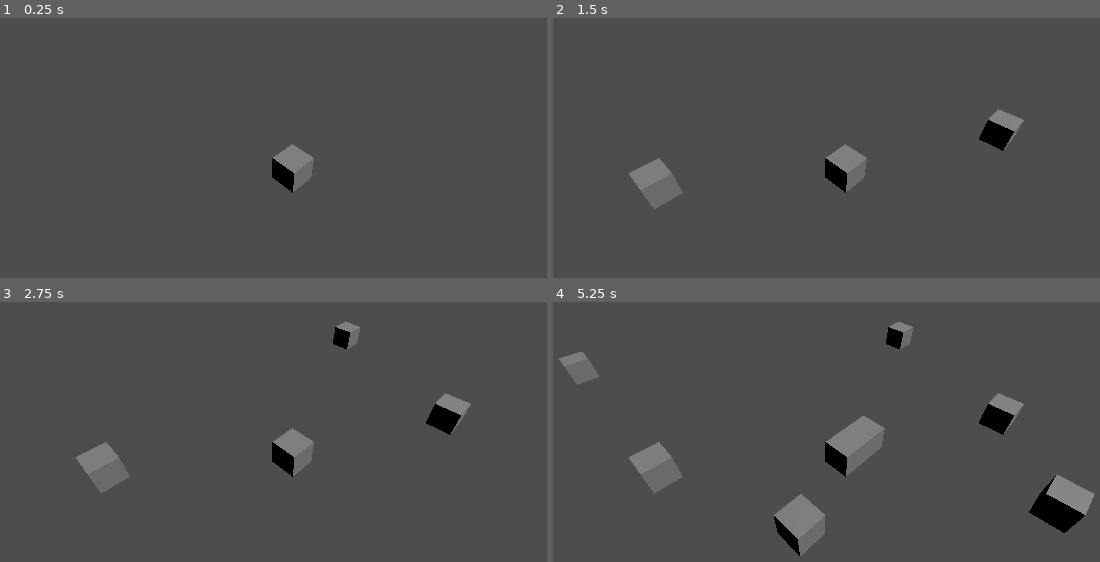
Above: before the commit, frames 1-4 (two rows, left to right).
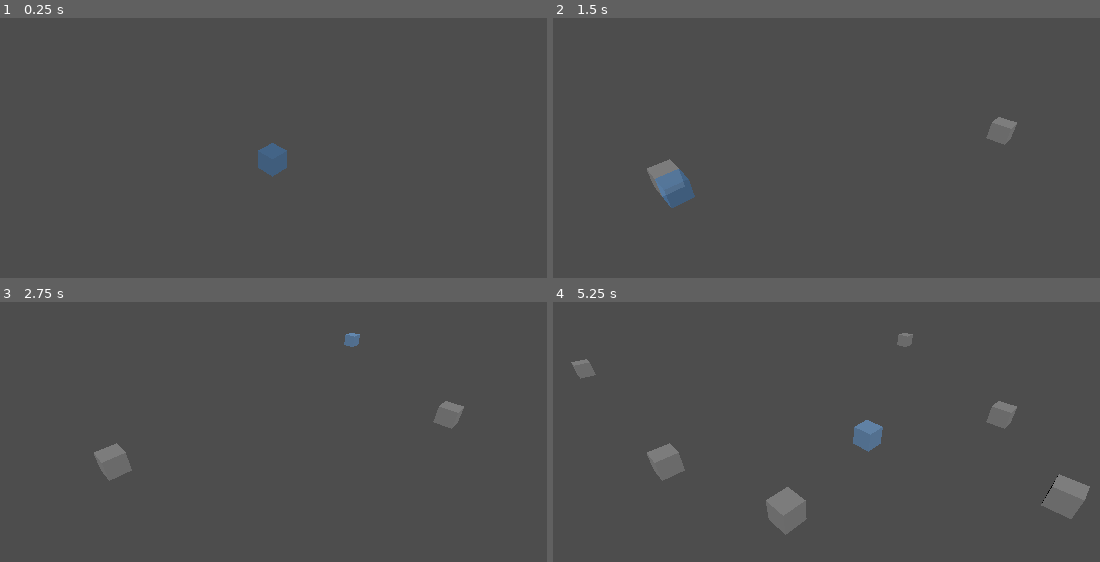
Above: after the commit, the same moments.

Repository: rochbe02/SpaceEngineersBuilder
Game: Godot game, scene res://scenes/Main.tscn
Same seed, same stepped clock (60 frames per second), same inputs: the game is played once before the commit and once after it.
Inputs (mouse positions are in pixels of both pictures, inside the frame that each line leads up to):
- Up to frame 1 (0.25 s): no input
- Up to frame 2 (1.5 s): tap Enter at 0.5 s; move the mouse to (1001, 137) at 0.52 s; click (1001, 137) at 0.67 s; tap Space at 1.25 s; move the mouse to (667, 181) at 1.27 s; click (667, 181) at 1.42 s
- Up to frame 3 (2.75 s): tap Enter at 2 s; move the mouse to (350, 343) at 2.02 s; click (350, 343) at 2.17 s
- Up to frame 4 (5.25 s): tap Space at 2.75, 4.25 s; move the mouse to (788, 533) at 2.77 s; click (788, 533) at 2.92 s; tap Enter at 3.5 s; move the mouse to (1067, 510) at 3.52 s; click (1067, 510) at 3.67 s; move the mouse to (585, 377) at 4.27 s; click (585, 377) at 4.42 s; move the mouse to (864, 442) at 5.02 s; click (864, 442) at 5.17 s

The runs differ from the first frame. In frame 1, 1.3% of the frame differs, in the area x 47-58%, y 48-68%; in frame 2, 2.9%; in frame 3, 2.8%; in frame 4, 6.2%, in the area x 1-99%, y 7-98%.

Commit message:
Preview de bloque y apilamiento funcionando

Diff:
--- a/space-engineers-builder/assets/blocks/meshes/block_test.tscn
+++ b/space-engineers-builder/assets/blocks/meshes/block_test.tscn
@@ -1,8 +1,16 @@
 [gd_scene format=3 uid="uid://cnex8rodtts65"]
 
 [sub_resource type="BoxMesh" id="BoxMesh_j58yl"]
+
+[sub_resource type="BoxShape3D" id="BoxShape3D_p4rpn"]
+size = Vector3(0.5, 0.5, 0.5)
 
 [node name="BlockTest_tscn" type="Node3D" unique_id=260818493]
 
 [node name="MeshInstance3D" type="MeshInstance3D" parent="." unique_id=143381239]
 mesh = SubResource("BoxMesh_j58yl")
+
+[node name="StaticBody3D" type="StaticBody3D" parent="MeshInstance3D" unique_id=973295005]
+
+[node name="CollisionShape3D" type="CollisionShape3D" parent="MeshInstance3D/StaticBody3D" unique_id=1801176513]
+shape = SubResource("BoxShape3D_p4rpn")
--- a/space-engineers-builder/assets/blocks_library.tres
+++ b/space-engineers-builder/assets/blocks_library.tres
@@ -14,12 +14,15 @@
 [sub_resource type="ImageTexture" id="ImageTexture_q1cwo"]
 image = SubResource("Image_pc8t0")
 
+[sub_resource type="BoxShape3D" id="BoxShape3D_p4rpn"]
+size = Vector3(0.5, 0.5, 0.5)
+
 [resource]
 item/0/name = "MeshInstance3D"
 item/0/mesh = SubResource("BoxMesh_pc8t0")
 item/0/mesh_transform = Transform3D(1, 0, 0, 0, 1, 0, 0, 0, 1, 0, 0, 0)
 item/0/mesh_cast_shadow = 1
-item/0/shapes = []
+item/0/shapes = [SubResource("BoxShape3D_p4rpn"), Transform3D(1, 0, 0, 0, 1, 0, 0, 0, 1, 0, 0, 0)]
 item/0/navigation_mesh_transform = Transform3D(1, 0, 0, 0, 1, 0, 0, 0, 1, 0, 0, 0)
 item/0/navigation_layers = 1
 item/0/preview = SubResource("ImageTexture_q1cwo")
--- a/space-engineers-builder/scenes/Viewport3D.tscn
+++ b/space-engineers-builder/scenes/Viewport3D.tscn
@@ -2,9 +2,7 @@
 
 [ext_resource type="Script" uid="uid://db7rdd5ya7qmq" path="res://scripts/GridEditor.gd" id="1_h5hxw"]
 [ext_resource type="MeshLibrary" uid="uid://cepbkq7jqggi8" path="res://assets/blocks_library.tres" id="2_h0oec"]
-
-[sub_resource type="BoxShape3D" id="BoxShape3D_h0oec"]
-size = Vector3(50, 1, 50)
+[ext_resource type="Script" uid="uid://baa5myc63vt0e" path="res://scripts/OrbitalCamera.gd" id="3_g0mep"]
 
 [node name="Viewport3D" type="Node3D" unique_id=490720900]
 script = ExtResource("1_h5hxw")
@@ -13,14 +11,12 @@
 mesh_library = ExtResource("2_h0oec")
 cell_size = Vector3(1, 1, 1)
 
-[node name="StaticBody3D" type="StaticBody3D" parent="GridMap" unique_id=2115382321]
-
-[node name="CollisionShape3D" type="CollisionShape3D" parent="GridMap/StaticBody3D" unique_id=2017861732]
-shape = SubResource("BoxShape3D_h0oec")
-
 [node name="Camera3D" type="Camera3D" parent="." unique_id=557958802]
 transform = Transform3D(0.7071067, 0.49999997, -0.49999997, 0, 0.70710677, 0.70710677, 0.7071067, -0.49999997, 0.49999997, -5, 8, 5)
 current = true
+script = ExtResource("3_g0mep")
 
 [node name="DirectionalLight3D" type="DirectionalLight3D" parent="." unique_id=55509126]
 transform = Transform3D(0.70710677, -0.49999997, 0.49999997, 0, 0.70710677, 0.70710677, -0.70710677, -0.49999997, 0.49999997, 0, 0, 0)
+
+[node name="BlockPreview" type="MeshInstance3D" parent="." unique_id=902275632]
--- a/space-engineers-builder/scripts/GridEditor.gd
+++ b/space-engineers-builder/scripts/GridEditor.gd
@@ -2,6 +2,7 @@
 
 @onready var grid_map: GridMap = $GridMap
 @onready var camera: Camera3D = $Camera3D
+@onready var block_preview: MeshInstance3D = $BlockPreview
 
 var selected_block_id: String = "MeshInstance3D"
 var placed_blocks: Dictionary = {}
@@ -12,30 +13,56 @@
 
 func _ready():
 	print("GridEditor listo")
-	var item = grid_map.mesh_library.find_item_by_name("MeshInstance3D")
-	print("Item ID: ", item)
-	grid_map.set_cell_item(Vector3i(0, 0, 0), item)
-	print("Bloque colocado en origen")
+	var box = BoxMesh.new()
+	box.size = Vector3(1, 1, 1)
+	block_preview.mesh = box
+	var mat = StandardMaterial3D.new()
+	mat.albedo_color = Color(0.2, 0.6, 1.0, 0.4)
+	mat.transparency = BaseMaterial3D.TRANSPARENCY_ALPHA
+	block_preview.material_override = mat
+	block_preview.visible = false
 
 func _unhandled_input(event):
 	if event is InputEventMouseButton:
 		if event.button_index == MOUSE_BUTTON_LEFT and event.pressed:
 			_handle_click(event.position)
 
-func _handle_click(mouse_pos: Vector2):
+func _process(_delta):
+	var mouse_pos = get_viewport().get_mouse_position()
+	var cell = _get_cell_at_mouse(mouse_pos)
+	if cell != null:
+		block_preview.visible = true
+		block_preview.position = grid_map.map_to_local(cell)
+	else:
+		block_preview.visible = false
+
+func _get_cell_at_mouse(mouse_pos: Vector2):
 	var from = camera.project_ray_origin(mouse_pos)
 	var direction = camera.project_ray_normal(mouse_pos)
 
-	if direction.y == 0:
+	var space = get_world_3d().direct_space_state
+	var query = PhysicsRayQueryParameters3D.create(from, from + direction * 100.0)
+	query.collision_mask = 1
+	query.collide_with_bodies = true
+	var result = space.intersect_ray(query)
+
+	if result and result.size() > 0:
+		var hit_pos = result.position + result.normal * 0.5
+		return grid_map.local_to_map(hit_pos)
+	else:
+		if direction.y == 0:
+			return null
+		var t = -from.y / direction.y
+		if t < 0:
+			return null
+		var hit_pos = from + direction * t
+		return grid_map.local_to_map(hit_pos)
+
+func _handle_click(mouse_pos: Vector2):
+	var cell = _get_cell_at_mouse(mouse_pos)
+	if cell == null:
 		return
-	var t = -from.y / direction.y
-	if t < 0:
-		return
-	var hit_pos = from + direction * t
-
-	var cell = grid_map.local_to_map(hit_pos)
 	print("Clic en celda: ", cell)
-
 	if is_placing:
 		_place_block(cell)
 	else:
--- /dev/null
+++ b/space-engineers-builder/scripts/OrbitalCamera.gd
@@ -0,0 +1,43 @@
+extends Camera3D
+
+var pivot: Vector3 = Vector3.ZERO
+var distance: float = 15.0
+var yaw: float = 45.0
+var pitch: float = -35.0
+
+var is_rotating: bool = false
+var last_mouse_pos: Vector2
+
+func _ready():
+	_update_position()
+
+func _input(event):
+	# Rotar con clic derecho
+	if event is InputEventMouseButton:
+		if event.button_index == MOUSE_BUTTON_RIGHT:
+			is_rotating = event.pressed
+
+		# Zoom con rueda del mouse
+		if event.button_index == MOUSE_BUTTON_WHEEL_UP:
+			distance = max(3.0, distance - 1.0)
+			_update_position()
+		if event.button_index == MOUSE_BUTTON_WHEEL_DOWN:
+			distance = min(50.0, distance + 1.0)
+			_update_position()
+
+	# Rotar arrastrando
+	if event is InputEventMouseMotion and is_rotating:
+		yaw -= event.relative.x * 0.3
+		pitch -= event.relative.y * 0.3
+		pitch = clamp(pitch, -80.0, -5.0)
+		_update_position()
+
+func _update_position():
+	var yaw_rad = deg_to_rad(yaw)
+	var pitch_rad = deg_to_rad(pitch)
+	position = pivot + Vector3(
+		distance * cos(pitch_rad) * sin(yaw_rad),
+		distance * sin(pitch_rad) * -1,
+		distance * cos(pitch_rad) * cos(yaw_rad)
+	)
+	look_at(pivot, Vector3.UP)
Not shown, added: space-engineers-builder/scripts/OrbitalCamera.gd.uid
